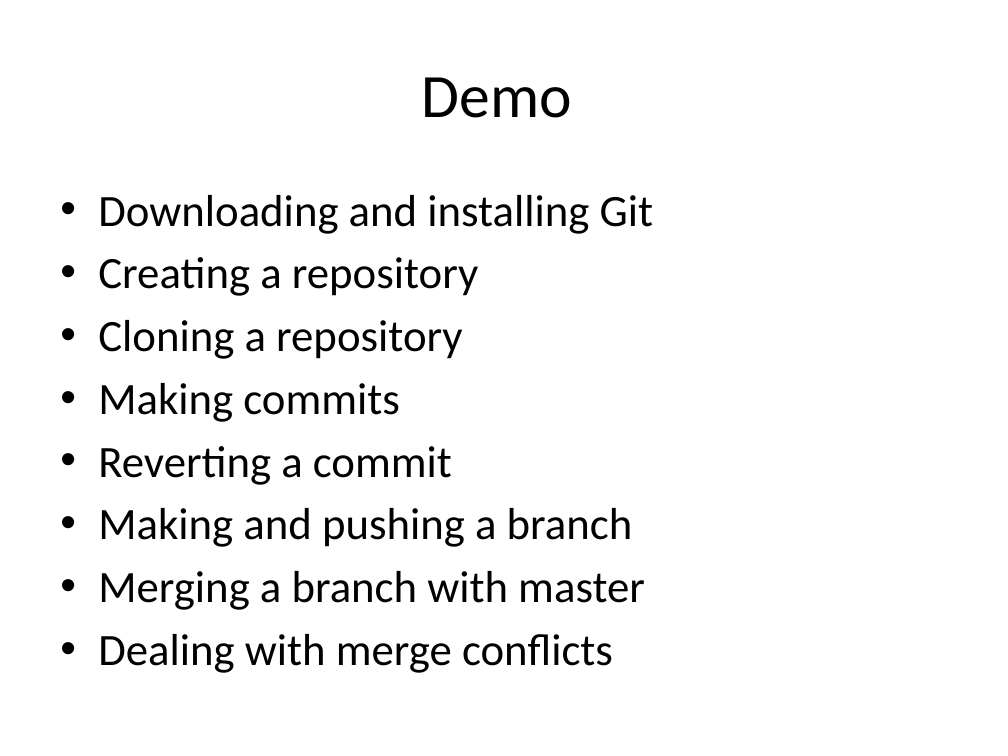
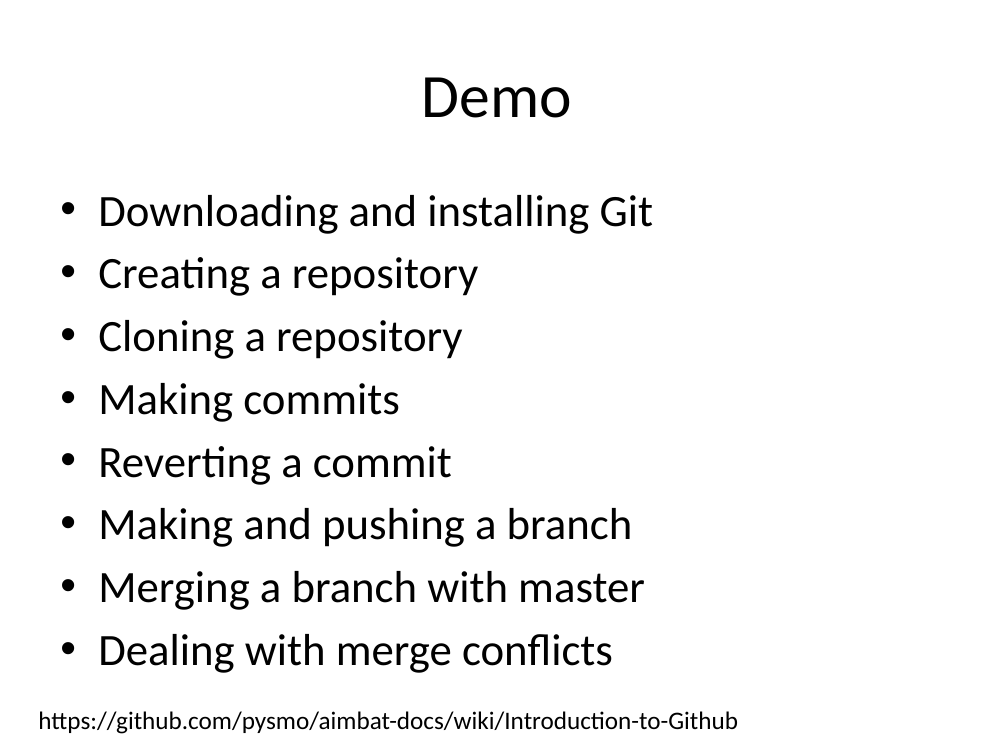
Before and after one commit to lkloh/USArray, a slide deck: slide 29 of BasicsOfCoding/BasicsOfCoding.pptx (slide 28 before the commit). Drawn at 1008x756 pixels with LibreOffice and Linux fonts; fonts in the diff are those of the drawing. Boxes give left, top, right and bottom in pixels: in the first picture for what was removed or moved away, otherwise in the second. Text is boxed around its words. In the diff, an @@ line names an element or a change of style, - is before the commit and + after.

```diff
--- a/BasicsOfCoding/BasicsOfCoding.pptx
+++ b/BasicsOfCoding/BasicsOfCoding.pptx
@@ text added at bbox=[38, 711, 738, 734], 18 pt, text #000000 @@
+https://github.com/pysmo/aimbat-docs/wiki/Introduction-to-Github
```
Also in this commit, not shown: 9 other slides changed, 1 slide added, 13 other files.
